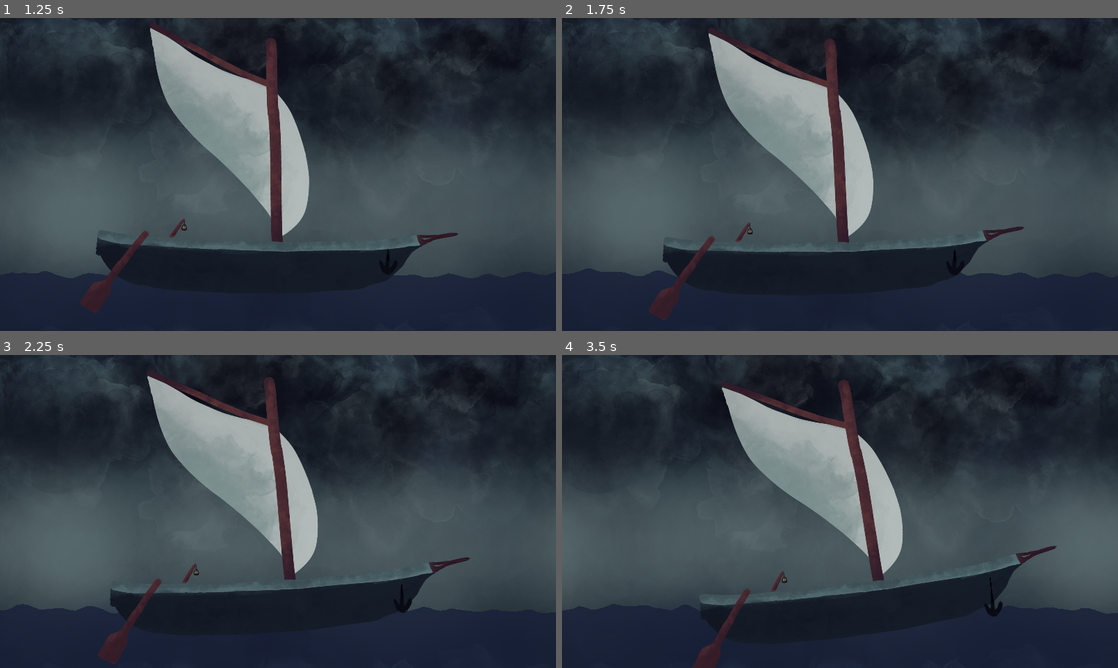
Above: before the commit, frames 1-4 (two rows, left to right).
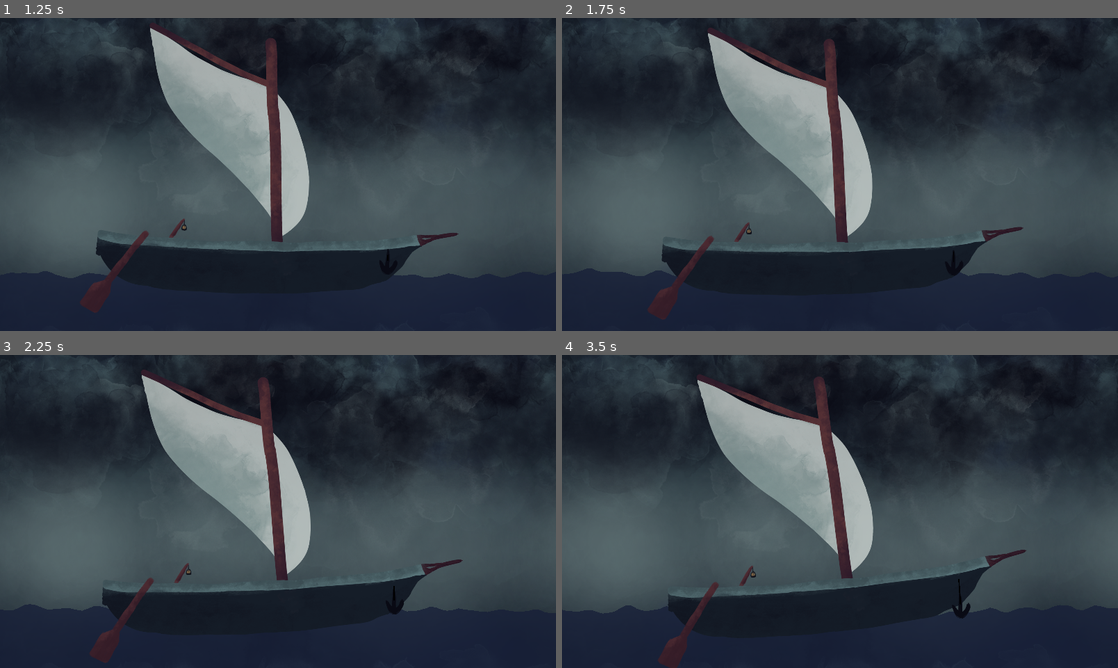
Above: after the commit, the same moments.

Repository: MarianPoirot/Skull-BonesImproved
Game: Godot game, scene res://Scenes/UI/Opening.tscn
The game is run twice, just before and just after one commit, with the same random seed, the same clock (stepped at 60 frames per second) and the same inputs.
Inputs (mouse positions are in pixels of both pictures, inside the frame that each line leads up to):
- Up to frame 1 (1.25 s): click "Start" at 0.5 s
- Up to frame 2 (1.75 s): move the mouse to (962, 158) at 1.27 s; hold T (SteerSailRight) from 1.28 s (still down); hold G (DeploySail, bound only after the commit) from 1.28 s (still down); tap F (PullSail, bound only after the commit) at 1.55 s
- Up to frame 3 (2.25 s): move the mouse to (166, 527) at 2.02 s; release T (SteerSailRight) at 2.03 s; release G (DeploySail, bound only after the commit) at 2.03 s; hold R (SteerSailLeft) from 2.03 s (still down); tap F (PullSail, bound only after the commit) at 2.1 s
- Up to frame 4 (3.5 s): tap G (DeploySail, bound only after the commit) at 2.3 s; move the mouse to (895, 442) at 2.77 s; release R (SteerSailLeft) at 2.78 s; hold T (SteerSailRight) from 2.78 s (still down); hold E (Boost) from 2.78 s (still down); tap F (PullSail, bound only after the commit) at 3.05 s

Frame 1 is identical in both runs. In frame 2, 0.7% of the frame differs, in the area x 3-85%, y 4-97%; in frame 3, 4.8%; in frame 4, 12%, in the area x 0-100%, y 0-100%.

Commit message:
Added sail Deploy and SailLife

Diff:
--- a/Scripts/Ship/Sail.gd
+++ b/Scripts/Ship/Sail.gd
@@ -6,25 +6,44 @@
 var windForceRatio
 var windOrientation
 var sailOrientation
+var sailDeploy
+var sailLife
+var windForceBeforeDamage = 10
 
 # Called when the node enters the scene tree for the first time.
 func _ready():
 	windForceFromLevel = 3
 	windOrientation = -1
 	sailOrientation = 1
-	pass # Replace with function body.
+	windForceBeforeDamage = 10
+	sailDeploy = 1
+	sailLife = 100
 
 
 # Called every frame. 'delta' is the elapsed time since the previous frame.
 func _process(delta):
 	if Input.is_action_pressed("SteerSailLeft"):
-		sailOrientation = sailOrientation - 0.05
+		sailOrientation -= 0.05 * delta
 		if sailOrientation >= 1:
 			sailOrientation -= 2
 	if Input.is_action_pressed("SteerSailRight"):
-		sailOrientation += 0.05
+		sailOrientation += 0.05 * delta
 		if sailOrientation <= -1:
 			sailOrientation += 2
+
+	if Input.is_action_pressed("DeploySail"):
+		sailDeploy -= 0.2 * delta
+		if sailOrientation < 0 :
+			sailDeploy = 0
+	if Input.is_action_pressed("PullSail"):
+		sailDeploy += 0.05 * delta
+		if sailDeploy > 1:
+			sailDeploy = 1
+
 	windForceRatio = 1.1 + sin(windOrientation - sailOrientation)
-	var wind = windForceRatio * windForceFromLevel
+	var wind = windForceRatio * windForceFromLevel * sailDeploy
+
+	if wind >= windForceBeforeDamage:
+		sailLife -=0.01 * delta
+
 	windFromSail.emit(wind)
--- a/Scripts/Ship/Ship.gd
+++ b/Scripts/Ship/Ship.gd
@@ -62,5 +62,5 @@
 	AddSpeed(wind)
 
 func limitSpeed(addedSpeed):
-	addedSpeed *= cos((addedSpeed + linear_velocity.x ) / (maxBoatSpeed /2))
+	addedSpeed *= cos((addedSpeed + linear_velocity.x ) / (maxBoatSpeed /2.))
 	return addedSpeed
--- a/project.godot
+++ b/project.godot
@@ -75,3 +75,13 @@
 "events": [Object(InputEventKey,"resource_local_to_scene":false,"resource_name":"","device":-1,"window_id":0,"alt_pressed":false,"shift_pressed":false,"ctrl_pressed":false,"meta_pressed":false,"pressed":false,"keycode":0,"physical_keycode":84,"key_label":0,"unicode":116,"echo":false,"script":null)
 ]
 }
+DeploySail={
+"deadzone": 0.5,
+"events": [Object(InputEventKey,"resource_local_to_scene":false,"resource_name":"","device":-1,"window_id":0,"alt_pressed":false,"shift_pressed":false,"ctrl_pressed":false,"meta_pressed":false,"pressed":false,"keycode":0,"physical_keycode":71,"key_label":0,"unicode":103,"echo":false,"script":null)
+]
+}
+PullSail={
+"deadzone": 0.5,
+"events": [Object(InputEventKey,"resource_local_to_scene":false,"resource_name":"","device":-1,"window_id":0,"alt_pressed":false,"shift_pressed":false,"ctrl_pressed":false,"meta_pressed":false,"pressed":false,"keycode":0,"physical_keycode":70,"key_label":0,"unicode":102,"echo":false,"script":null)
+]
+}
